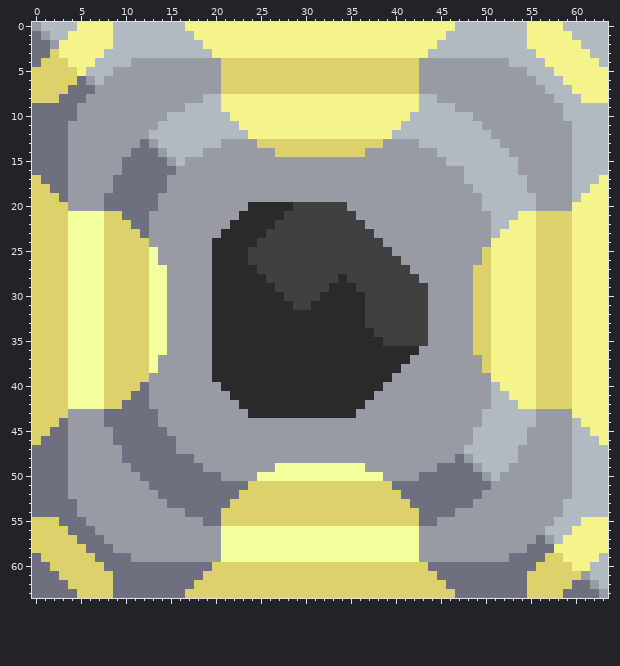
A pixel-art sprite gets an edit: sprites/blocks/effect/trading-stations/coal-trading-station.png. This is how it looked before the edit.
The file is 64x64 pixels.
The result:
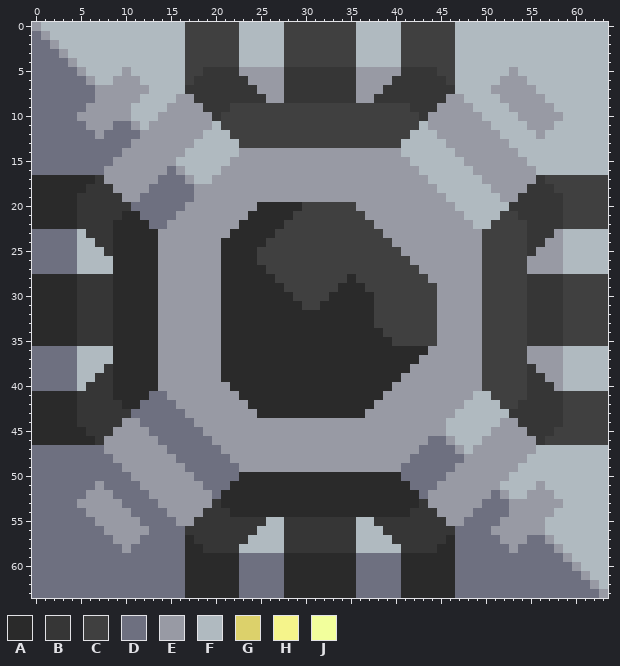
Palette (. is transparent): A #2a2a2a  B #363636  C #404040  D #6e7080  E #989aa4  F #b0bac0  G #dcd16b  H #f5f48b  J #f2ff9c
Changes in this commit:
Changed rows in their new state; - is an unchanged pixel.
first column x 0:
 0 -----FFFF--------CCCCCCFFFFFCCCCCCCCFFFFFCCCCCC--------FFFF-----
 1 ----FFFFF--------CCCCCCFFFFFCCCCCCCCFFFFFCCCCCC--------FFFFF----
 2 ---FFFFFF--------CCCCCCFFFFFCCCCCCCCFFFFFCCCCCC--------FFFFFF---
 3 --DEFFFF---------CCCCCCFFFFFCCCCCCCCFFFFFCCCCCC---------FFFFFF--
 4 -DDDEFF----FFFFFFCCCCCCFFFFFCCCCCCCCFFFFFCCCCCCFFFFFF----FFFFFF-
 5 DDDDDE---F-FFFFFFCCBBBBEEEEEBBBBBBBBEEEEEBBBBCCFFFFFF-F---FFFFFF
 6 DDDDD---F---FFFFFCBBBBBBEEEEBBBBBBBBEEEEBBBBBBCFFFFF---F---FFFFF
 7 DDDD---------FFFFBBBBBBBBEEEBBBBBBBBEEEBBBBBBBBFFFF-----F---FFFF
 8 DDD---D-----FFFF--BBBBBBBBEEBBBBBBBBEEBBBBBBBB--FFFF-----F---FFF
 9 -----D-----FFFF--EEBBBCCCCCCCCCCCCCCCCCCCCBBBEE--FFFF-----F-----
10 -----------FFF-EEEEEBCCCCCCCCCCCCCCCCCCCCCCBEEEEE-FFFF----------
11 ----DD---DD-F-EEEEEE-CCCCCCCCCCCCCCCCCCCCCC-EEEEEE-FFFF---FF----
12 ----DDD-DDDD-EEEEEE---CCCCCCCCCCCCCCCCCCCC---EEEEEE-FFFF-FFF----
13 ----DDDDDDD-E-EEEE---FFCCCCCCCCCCCCCCCCCCFF---EEEEEE-FFFFFFF----
14 ----DDDDDD-EEE-EE--FFFF----EEEEEEEEEE----FFFF--EEEEEE-FFFFFF----
15 ----DDDDD-EEEEE--FFFFF--------------------FFFF--EEEEEE-FFFFF----
16 ----DDDD--EEEEE--FFFF----------------------FFFFF-EEEEE--FFFF----
17 AAAAAAAB-EEEEE-DD-FF------------------------FFFF--EEEEE-BCCCCCCC
18 AAAAAABBBEEEE--DDD---------------------------FFFF--EEEEBBBCCCCCC
19 AAAAABBBBBEE--DDDD----------------------------FFFF--EEBBBBBCCCCC
20 AAAAABBBBBB---DDD-------E----A-----C-----------FFF---BBBBBBCCCCC
21 AAAAABBBBBAA-DDD-------E----A-------C-----------FFF-CCBBBBBCCCCC
22 AAAAABBBBAAAADD-------E----A---------C-----------FFCCCCBBBBCCCCC
23 DDDDDFBBBAAAAA-------E----A-----------C-----------CCCCCBBBEFFFFF
24 DDDDDFFBBAAAAA------E----A-------------C----------CCCCCBBEEFFFFF
25 DDDDDFFFBAAAAA------E---A---------------C---------CCCCCBEEEFFFFF
26 DDDDDFFFFAAAAA------E---A----------------C--------CCCCCEEEEFFFFF
27 DDDDDFFFFAAAAAE-----E----A----------------C------ECCCCCEEEEFFFFF
28 AAAAABBBBAAAAAE-----E-----A-------CA-------C-----ECCCCCBBBBCCCCC
29 AAAAABBBBAAAAAE-----E------A-----C--A-------C----ECCCCCBBBBCCCCC
30 AAAAABBBBAAAAAE-----E-------A---C----A------C----ECCCCCBBBBCCCCC
31 AAAAABBBBAAAAAE-----E--------A-C-----A------C----ECCCCCBBBBCCCCC
32 AAAAABBBBAAAAAE-----E----------------A------C----ECCCCCBBBBCCCCC
33 AAAAABBBBAAAAAE-----E----------------A------C----ECCCCCBBBBCCCCC
34 AAAAABBBBAAAAAE-----E-----------------A-----C----ECCCCCBBBBCCCCC
35 AAAAABBBBAAAAAE-----E------------------A----C----ECCCCCBBBBCCCCC
36 DDDDDFFFFAAAAAE-----E----------------------A-----ECCCCCEEEEFFFFF
37 DDDDDFFFFAAAAA------E---------------------A-------CCCCCEEEEFFFFF
38 DDDDDFFFBAAAAA------E--------------------A--------CCCCCBEEEFFFFF
39 DDDDDFFBBAAAAA------E-------------------A---------CCCCCBBEEFFFFF
40 DDDDDFBBBAAAAA-------E-----------------A----------CCCCCBBBEFFFFF
41 AAAAABBBBAAAADD-------E---------------A----------FFCCCCBBBBCCCCC
42 AAAAABBBBBAA-DDD-------E-------------A----------FFF-CCBBBBBCCCCC
43 AAAAABBBBBB---DDD-------E-----------A----------FFF---BBBBBBCCCCC
44 AAAAABBBBBEE--DDDD----------------------------FFFF--EEBBBBBCCCCC
45 AAAAAABBBEEEE--DDDD---------------------------FFF--EEEEBBBCCCCCC
46 AAAAAAAB-EEEEE--DDDD------------------------DD-FF-EEEEE-BCCCCCCC
47 ----DDDD--EEEEE-DDDDD----------------------DDDD--EEEEE--FFFF----
48 ----DDDDD-EEEEEE--DDDD--------------------DDDDD--EEEEE-FFFFF----
49 ----DDDDDD-EEEEEE--DDDD----EEEEEEEEEE----DDDD--EE-EEE-FFFFFF----
50 ----DDDDDDD-EEEEEE---DDAAAAAAAAAAAAAAAAAADD---EEEE-E-FFFFFFF----
51 ----DDD-DDDD-EEEEEE---AAAAAAAAAAAAAAAAAAAA---EEEEEE-FFFF-FFF----
52 ----DD---DDDD-EEEEEE-AAAAAAAAAAAAAAAAAAAAAA-EEEEEE-D-FF---FF----
53 ----------DDDD-EEEEEBAAAAAAAAAAAAAAAAAAAAAABEEEEE-DDD-----------
54 -----D-----DDDD--EEBBBAAAAAAAAAAAAAAAAAAAABBBEE--DDDD-----F-----
55 DDD---D-----DDDD--BBBBBBBBFFBBBBBBBBFFBBBBBBBB--DDDD-----F---FFF
56 DDDD---D-----DDDDBBBBBBBBFFFBBBBBBBBFFFBBBBBBBBDDDD---------FFFF
57 DDDDD---D---DDDDDABBBBBBFFFFBBBBBBBBFFFFBBBBBBADDDDD---D---FFFFF
58 DDDDDD---D-DDDDDDAABBBBFFFFFBBBBBBBBFFFFFBBBBAADDDDDD-D---EFFFFF
59 -DDDDDD----DDDDDDAAAAAADDDDDAAAAAAAADDDDDAAAAAADDDDDD----DDEFFF-
60 --DDDDDD---------AAAAAADDDDDAAAAAAAADDDDDAAAAAA---------DDDDEF--
61 ---DDDDDD--------AAAAAADDDDDAAAAAAAADDDDDAAAAAA--------DDDDDD---
62 ----DDDDD--------AAAAAADDDDDAAAAAAAADDDDDAAAAAA--------DDDDD----
63 -----DDDD--------AAAAAADDDDDAAAAAAAADDDDDAAAAAA--------DDDD-----
